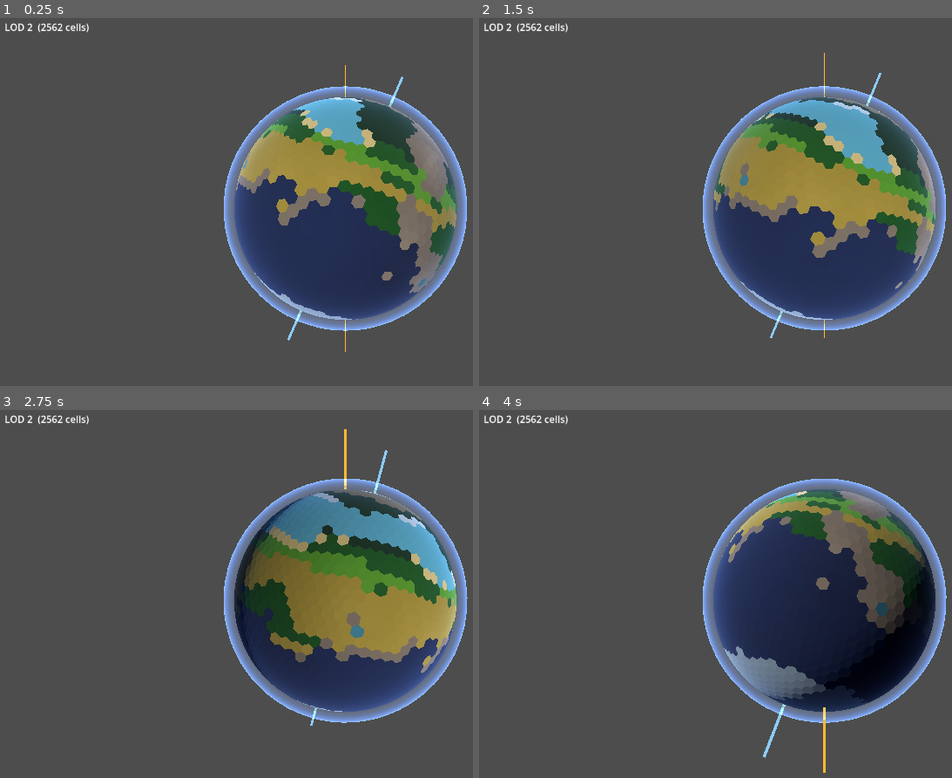
Above: before the commit, frames 1-4 (two rows, left to right).
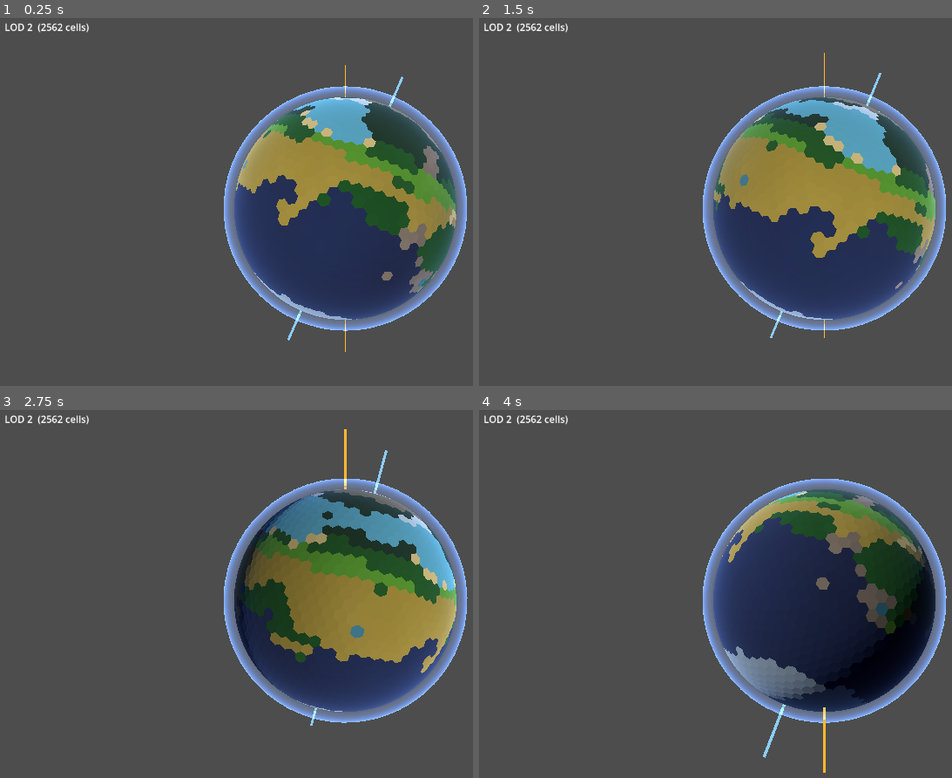
Above: after the commit, the same moments.

Repository: Halfwhit/hex-planet-gen
Game: Godot game, scene res://scenes/Main.tscn
The game is run twice, just before and just after one commit, with the same random seed, the same clock (stepped at 60 frames per second) and the same inputs.
Inputs (mouse positions are in pixels of both pictures, inside the frame that each line leads up to):
- Up to frame 1 (0.25 s): no input
- Up to frame 2 (1.5 s): tap Enter at 0.5 s; move the mouse to (outside the picture) at 0.52 s; tap E at 0.6 s; click (outside the picture) at 0.67 s; drag from (687, 227) to (791, 286) at 1.27 s
- Up to frame 3 (2.75 s): move the mouse to (416, 513) at 2.02 s; tap E at 2.1 s; click (416, 513) at 2.17 s
- Up to frame 4 (4 s): drag from (791, 678) to (616, 542) at 2.77 s; move the mouse to (outside the picture) at 3.52 s; tap E at 3.6 s; click (outside the picture) at 3.67 s

The runs differ from the first frame. In frame 1, 2.7% of the frame differs, in the area x 49-97%, y 21-75%; in frame 2, 1.9%; in frame 3, 1.5%; in frame 4, 2.0%.

Commit message:
Narrow mountain ranges
Three changes that together reduce mountain band width by ~30-40%:

- alt threshold 0.45 → 0.52: outer low-elevation skirt cells now fall
  through to forest/grassland, clipping the range edges without affecting
  peak height.
- C-C multiplier 1.8 → 1.3: reduces the starting elevation at continental-
  continental boundaries so the propagated effect drops below threshold
  sooner.
- C-O multiplier 1.3 → 1.1: same for continental-oceanic arcs; coastal
  ranges stay visible but narrower.

Co-Authored-By: Claude Sonnet 4.6 <noreply@anthropic.com>

Diff:
--- a/scripts/HexPlanet.gd
+++ b/scripts/HexPlanet.gd
@@ -382,11 +382,10 @@
 				if conv > 0.0:
 					if not my_oceanic and not nb_oceanic:
 						# Continental-continental collision — Himalaya / Alps style.
-						eff = conv * p_mountain_height * 1.8
+						eff = conv * p_mountain_height * 1.3
 					elif not my_oceanic:
 						# Continental overriding oceanic — Andes / Cascades style.
-						# 1.3× boost so Andes-style arcs produce visible ranges.
-						eff = conv * p_mountain_height * 1.3
+						eff = conv * p_mountain_height * 1.1
 					elif not nb_oceanic:
 						eff = -conv * 0.45  # subduction trench (oceanic side)
 					else:
@@ -503,10 +502,11 @@
 		return BIOME_TUNDRA
 
 	# Mountain zone.  Coastal cells stay rocky (no snow bordering the ocean).
-	# Snow threshold 0.50: tropical mountains (lat < ~0.27) stay rocky grey;
-	# mid-latitude and polar mountains get snow once altitude cooling brings
-	# temperature below 0.50.
-	if alt > 0.45:
+	# alt > 0.52 clips the low-elevation skirts that were making ranges too
+	# wide; those border cells fall through to forest/grassland instead.
+	# Snow threshold 0.50: tropical mountains stay rocky; mid-latitude and
+	# polar mountains get snow once altitude cooling brings temp below 0.50.
+	if alt > 0.52:
 		if near_ocean or temperature >= 0.50:
 			return BIOME_MOUNTAIN
 		return BIOME_SNOW
